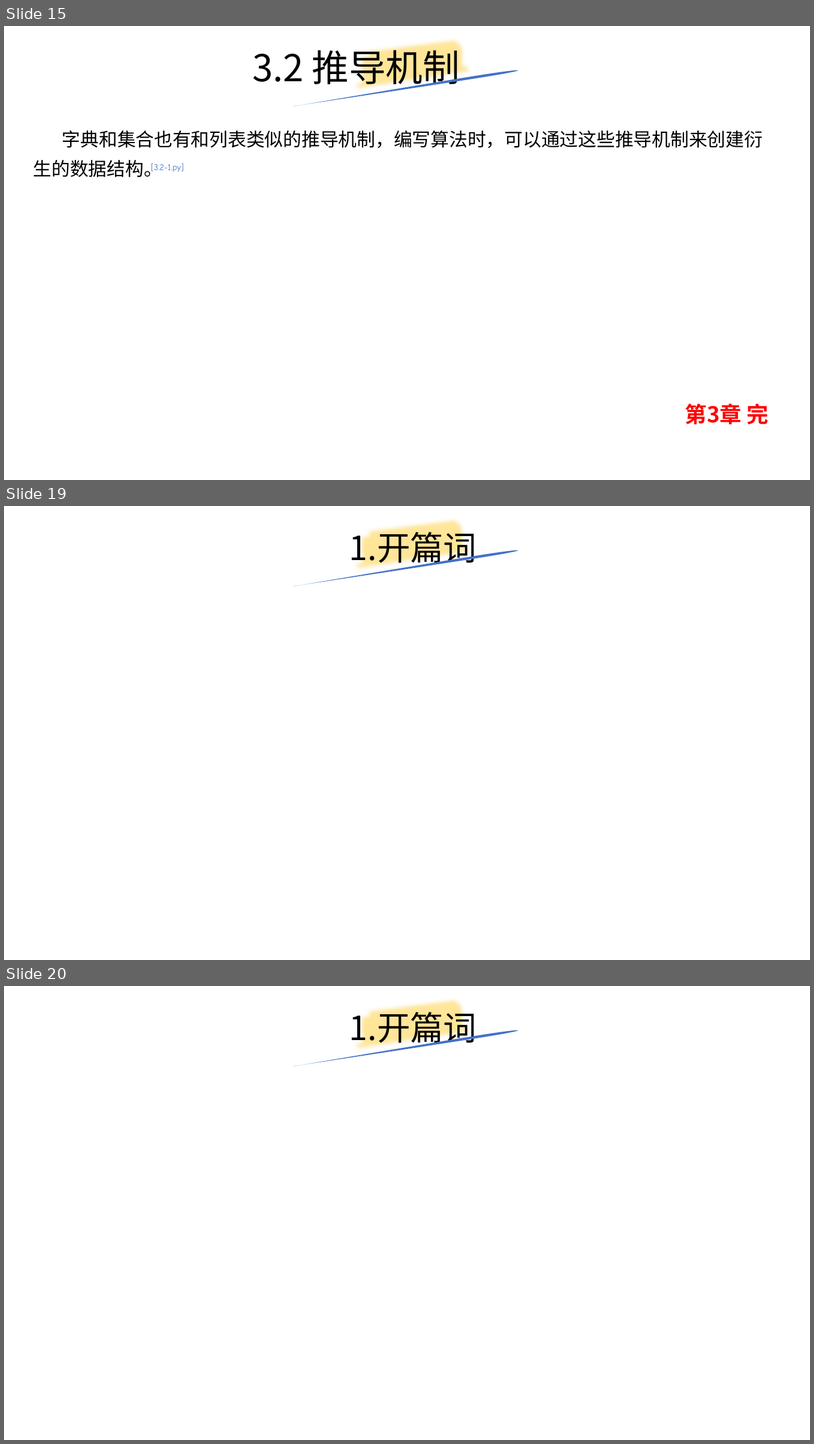
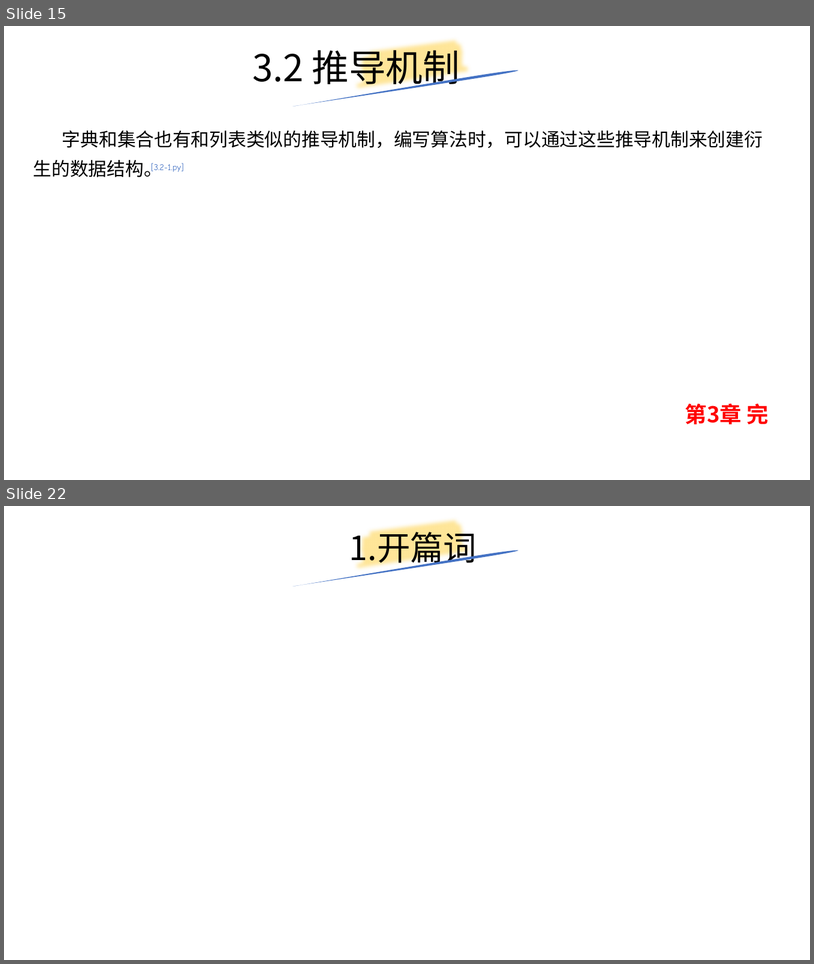
Before and after one commit to yiwenliu/CorePython, a slide deck: PPT/CorePython.pptx. Shown one above the other, each under a label of ours: slides 15, 19 and 20 before the commit, slides 15 and 22 after it; the slides between them are not shown. The pictures are 814x1444 and 814x964 pixels, drawn with LibreOffice and Linux fonts; fonts in the diff are those of the drawing. Boxes give left, top, right and bottom in pixels: in the first picture for what was removed or moved away, otherwise in the second. Text is boxed around its words. In the diff, an @@ line names an element or a change of style, - is before the commit and + after.

```diff
--- a/PPT/CorePython.pptx
+++ b/PPT/CorePython.pptx
@@ slide 19 removed at <box>4,506,810,960</box>, background #FFFFFF @@
@@ freeform shape removed at <box>353,506,476,586</box> @@
@@ title removed at <box>350,526,477,568</box> @@
-1.开篇词
@@ freeform shape removed at <box>292,549,519,586</box> @@
@@ what was slide 20 is now slide 22 @@
```
Also in this commit, not shown: 3 slides changed, 3 slides added, 5 other files.
